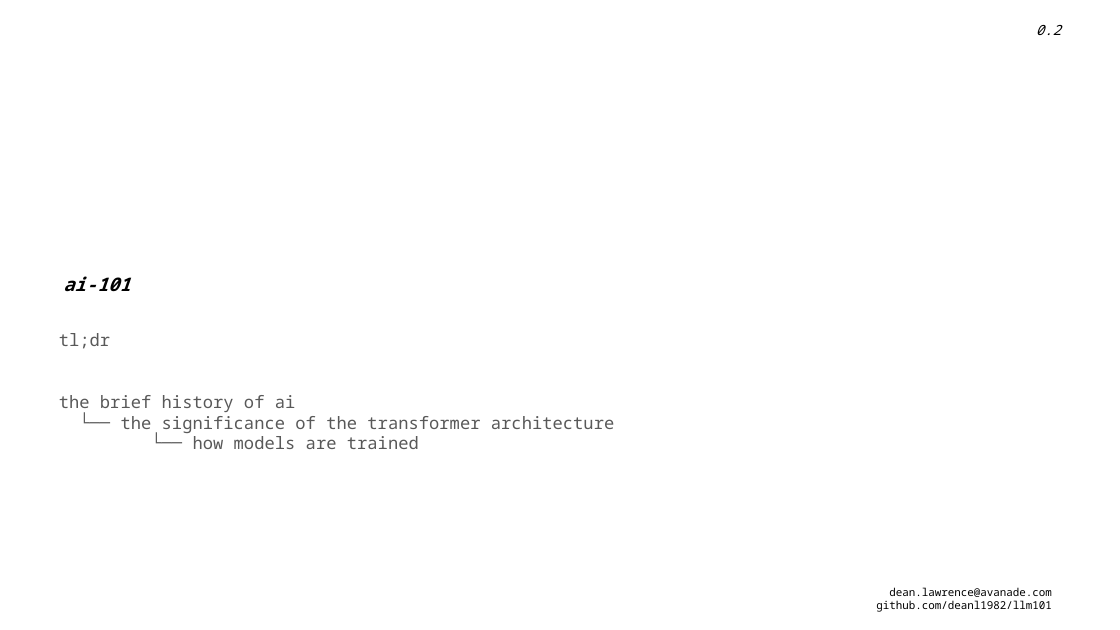
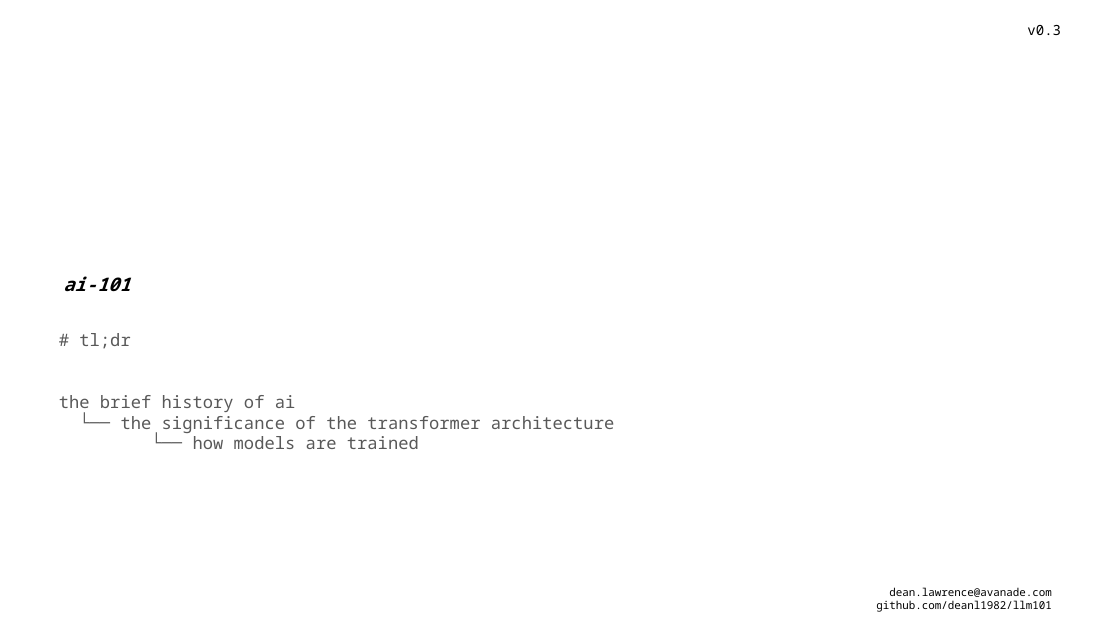
Before and after one commit to deanl1982/llm101, a slide deck: slide 1 of llm101.pptx. Drawn at 1120x630 pixels with LibreOffice and Linux fonts; fonts in the diff are those of the drawing. Boxes give left, top, right and bottom in pixels: in the first picture for what was removed or moved away, otherwise in the second. Text is boxed around its words. In the diff, an @@ line names an element or a change of style, - is before the commit and + after.

```diff
--- a/llm101.pptx
+++ b/llm101.pptx
@@ text at [1027, 25, 1061, 35]: text changed; italic off @@
-0.2
+v0.3
@@ text at [79, 333, 130, 349]: text changed @@
-tl;dr
+# tl;dr
```
Also in this commit, not shown: 2 other slides changed.
